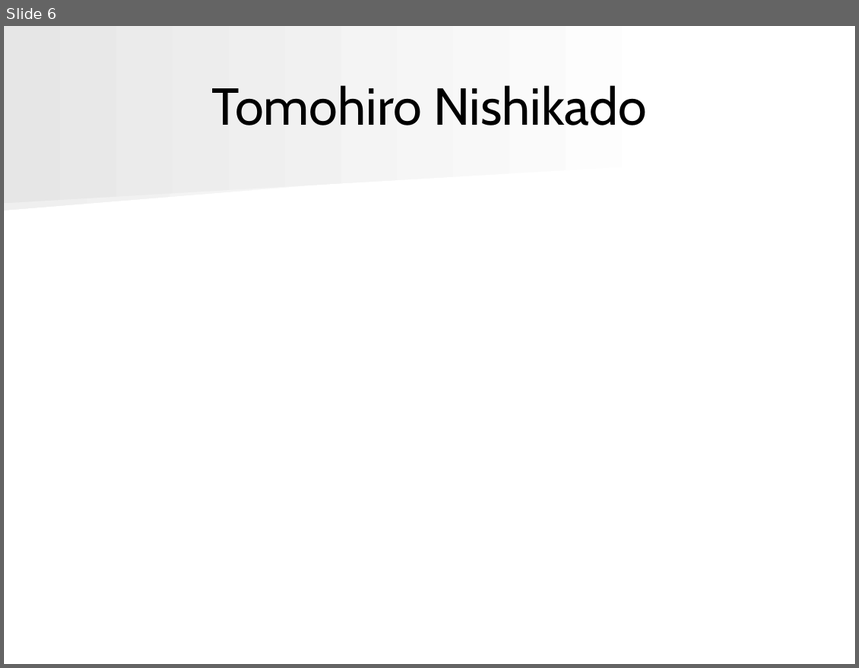
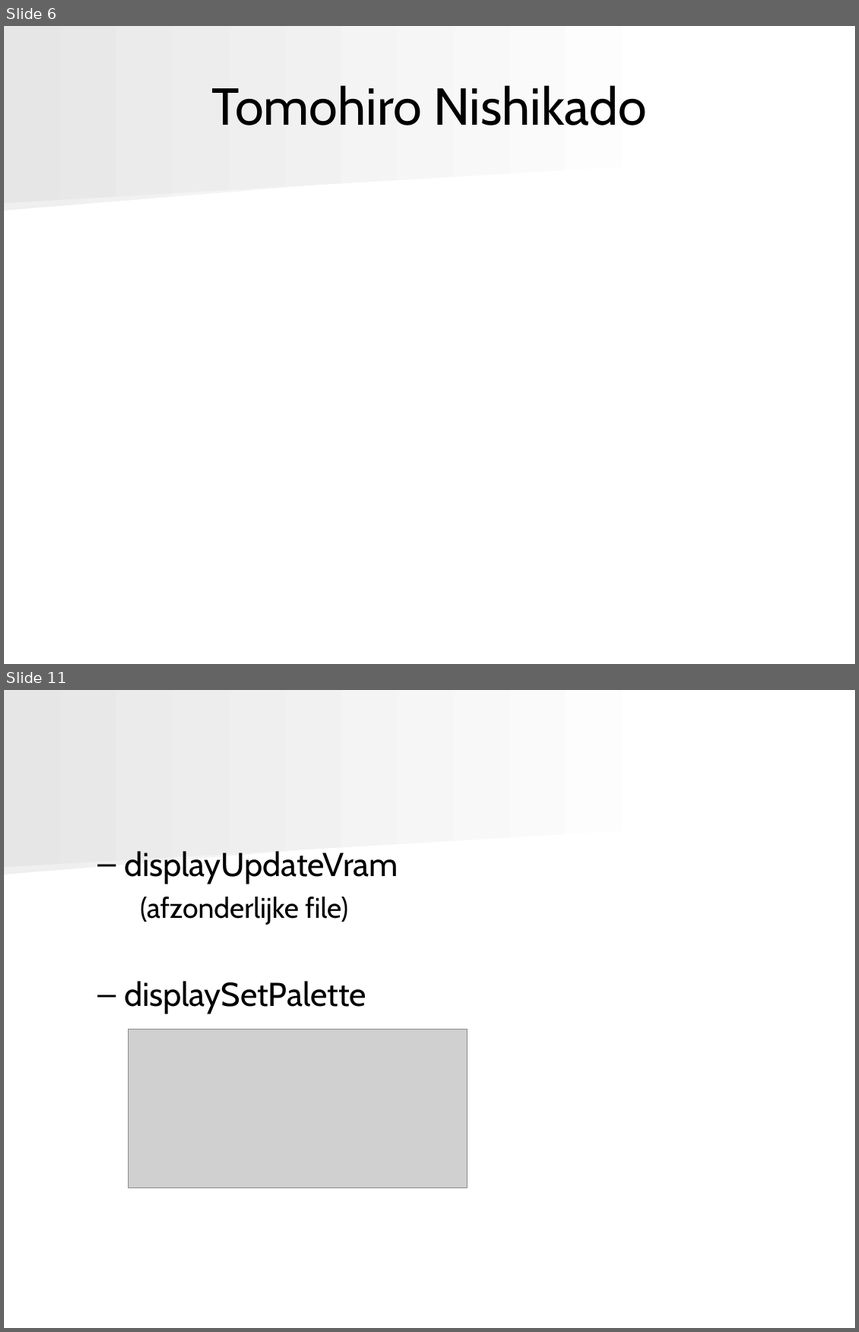
Before and after one commit to angryzor/space_invaders_8086, a slide deck: Presentatie.ppt. Shown one above the other, each under a label of ours: slide 6 before the commit, slides 6 and 11 after it; the slides between them are not shown. The pictures are 859x668 and 859x1332 pixels, drawn with LibreOffice and Linux fonts; fonts in the diff are those of the drawing; grey boxes stand for pictures. Boxes give left, top, right and bottom in pixels: in the first picture for what was removed or moved away, otherwise in the second. Text is boxed around its words. In the diff, an @@ line names an element or a change of style, - is before the commit and + after.

```diff
--- a/Presentatie.ppt
+++ b/Presentatie.ppt
@@ slide 11 added at (x1=4, y1=690, x2=855, y2=1328), background #FFFFFF; not listed: 2 template elements that a slide beside it also shows @@
@@ text added at (x1=124, y1=851, x2=398, y2=1015), 28 pt, text #000000 @@
+  – displayUpdateVram
+    (afzonderlijke file)
+  – displaySetPalette
@@ picture added at (x1=129, y1=1030, x2=468, y2=1188) @@
```
Also in this commit, not shown: 9 other slides added, 3 slides removed, 1 other file.
